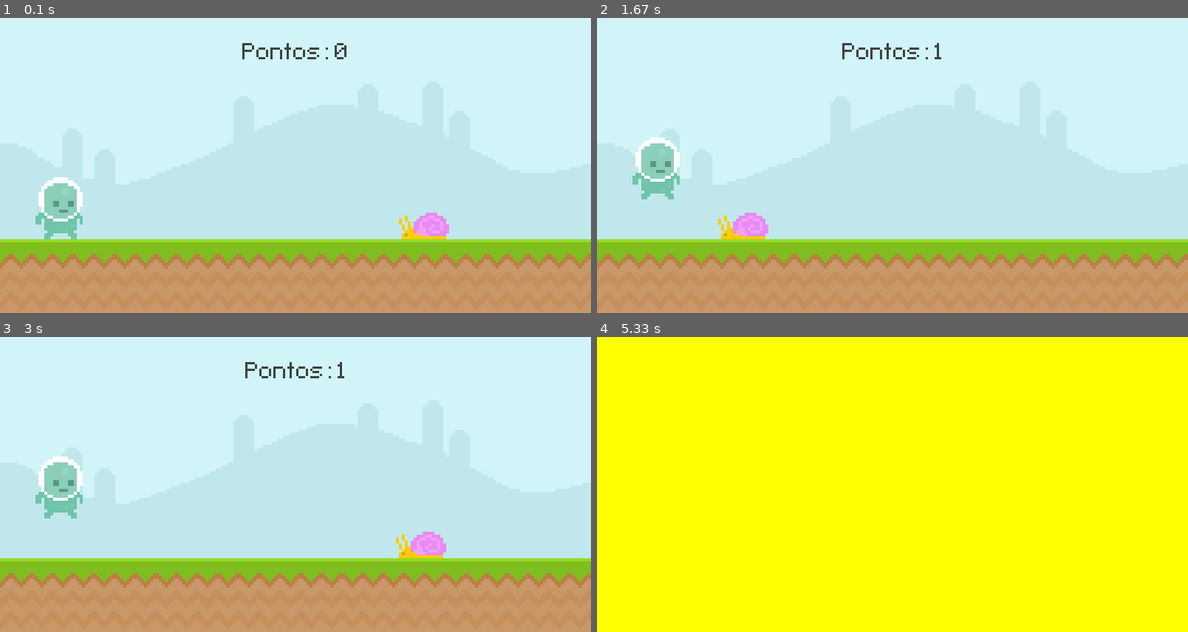
Above: before the commit, frames 1-4 (two rows, left to right).
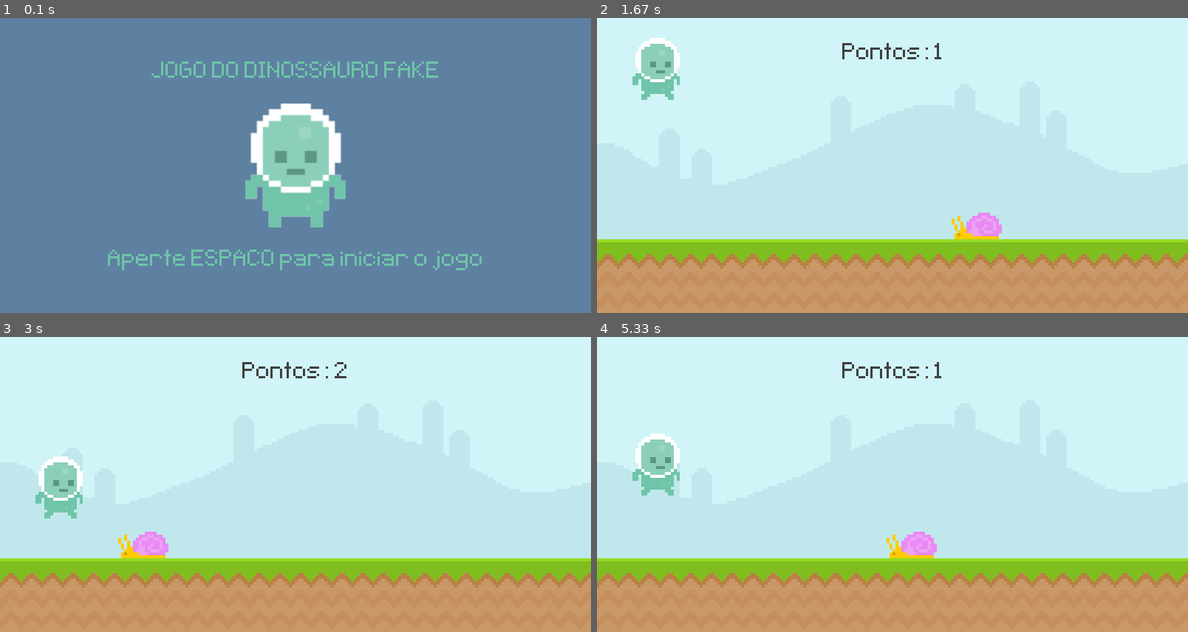
Above: after the commit, the same moments.

Repository: Phvr06/pygame-tutorial
Game: pygame game, started from main.py
Same seed, same stepped clock (60 frames per second), same inputs: the game is played once before the commit and once after it.
Inputs (mouse positions are in pixels of both pictures, inside the frame that each line leads up to):
- Up to frame 1 (0.1 s): no input
- Up to frame 2 (1.67 s): tap Space at 0.33, 0.67, 1.07, 1.37 s
- Up to frame 3 (3 s): tap Space at 1.9, 2.2 s; click (59, 525) at 2.95 s
- Up to frame 4 (5.33 s): tap Space at 3.63, 3.93, 4.47, 4.77 s

The runs differ from the first frame. In frame 1, 100% of the frame differs, in the area x 0-100%, y 0-100%; in frame 2, 3.6%; in frame 3, 1.5%; in frame 4, 100%.

Commit message:
tela gameover e remoção comentarios

Diff:
--- a/main.py
+++ b/main.py
@@ -1,5 +1,4 @@
 import pygame
-# Import para poder parar a execução de todo o código caso o jogador feche o jogo
 from sys import exit
 
 def placar():
@@ -7,61 +6,43 @@
     superficie_tempo = fonte.render(f'Pontos: {int((tempo-tempo_inicial)/1000)}',False,(64,64,64))
     retangulo_tempo = superficie_tempo.get_rect(center = (400,50))
     tela.blit(superficie_tempo,retangulo_tempo)
+    return int((tempo-tempo_inicial)/1000)
 
-WIDTH = 800 # pixels
-HEIGHT = 400 # pixel
+WIDTH = 800
+HEIGHT = 400
 
-# Inicia o pygame
 pygame.init()
-
-# Gera a tela na qual o jogo será jogado. Recebe como argumento um tuple que consiste da largura e da altura
 tela = pygame.display.set_mode((WIDTH, HEIGHT))
-
-# Muda o nome da janela do jogo
 pygame.display.set_caption('JOGO DO DINOSSAURO FAKE')
-
-# Clock para definir o framerate do jogo
 clock = pygame.time.Clock()
-
-# Define uma fonte para ser utilizada ao escrever textos que vão ser exibidos no jogo como uma superfície
 fonte = pygame.font.Font('font/Pixeltype.ttf', 50)
-
-# Variável de estado do jogo
-jogando = True
+jogando = False
 tempo_inicial = 0
-
-# Superfícies são os elementos visuais que serão mostrados na tela
-# Retângulos são elementos utilizados para posicionar melhor superfícies
-# Superfície de céu para o fundo
+tempo_jogo = 0
 superficie_sky = pygame.image.load('graphics/Sky.png').convert()
-# Superfície de chão para o fundo
 superficie_ground = pygame.image.load('graphics/ground.png').convert()
-# # Superfície do texto
-# superficie_texto = fonte.render("Alien :)", False, (64,64,64))
-# # Retângulo do texto
-# retangulo_texto = superficie_texto.get_rect(center = (400, 50))
-# Superfície do inimigo
 superficie_lesma = pygame.image.load('graphics/snail/snail1.png').convert_alpha()
-# Retângulo lesma
 retangulo_lesma = superficie_lesma.get_rect(midbottom = (600, 300))
-# Superfície do jogador
 superficie_player = pygame.image.load('graphics/Player/player_walk_1.png').convert_alpha()
-# Retângulo do jogador
 retangulo_player = superficie_player.get_rect(midbottom = (80, 300))
+player_parado = pygame.image.load('graphics/Player/player_stand.png').convert_alpha()
+player_parado = pygame.transform.rotozoom(player_parado, 0, 2)
+retangulo_player_parado = player_parado.get_rect(center = (400,200))
+nome_jogo = fonte.render("JOGO DO DINOSSAURO FAKE", False, (111,196,169))
+nome_retangulo = nome_jogo.get_rect(center = (400, 75))
+comecar = fonte.render("Aperte ESPACO para iniciar o jogo", False, (111,196,169))
+comecar_retangulo = comecar.get_rect(center = (400, 330))
 gravidade = 0
 
 while True:
-    # Loop para pegar os possíveis inputs do jogador
     for evento in pygame.event.get():
         if evento.type == pygame.QUIT:
             print("\nNão me deixe sozinho :(\n")
             pygame.quit()
             exit()
         if jogando:
-            # Colisão com o mouse
             if evento.type == pygame.MOUSEBUTTONDOWN and retangulo_player.collidepoint(evento.pos) and retangulo_player.bottom >= 300:
                 gravidade = -20
-            # Receber input do teclado
             if evento.type == pygame.KEYDOWN and evento.key == pygame.K_SPACE and retangulo_player.bottom >= 300:
                 gravidade = -20
         else:
@@ -72,38 +53,35 @@
 
 
     if jogando:
-        # Mostra na tela as superfícies do céu e do chão e do texto
         tela.blit(superficie_sky, (0, 0))
         tela.blit(superficie_ground, (0, 300))
-        # pygame.draw.rect(tela, "#c0e8ec", retangulo_texto)
-        # pygame.draw.rect(tela, "#c0e8ec", retangulo_texto, 10)
-        # tela.blit(superficie_texto, retangulo_texto)
-        placar()
-        # If/else para voltar a lesma para a tela quando ela sair dela
+        tempo_jogo = placar()
         if retangulo_lesma.right > 0:
-            # Mexe a lesma 4 pixel para a esquerda
             retangulo_lesma.x -= 4
         else:
             retangulo_lesma.left = 800
-        # Mostra na tela a superfície da lesma
         tela.blit(superficie_lesma, retangulo_lesma)
 
         gravidade += 1
         retangulo_player.y += gravidade
         if retangulo_player.bottom >= 300:
             retangulo_player.bottom = 300
-        # Mostra na tela a superfície do jogador
         tela.blit(superficie_player, retangulo_player)
 
-        # Colisão da lesma com o player
         if retangulo_lesma.colliderect(retangulo_player):
             jogando = False
+
     else:
-        tela.fill('Yellow')
+        tela.fill((94,129,162))
+        tela.blit(player_parado, retangulo_player_parado)
+        tela.blit(comecar, comecar_retangulo)
+        if tempo_jogo == 0:
+            tela.blit(nome_jogo, nome_retangulo)
+        else:
+            tempo_jogo_texto = fonte.render(f'Seu tempo: {tempo_jogo}', False, (111,196,169))
+            tempo_jogo_retangulo = tempo_jogo_texto.get_rect(center = (400, 75))
+            tela.blit(tempo_jogo_texto, tempo_jogo_retangulo)
 
-
-    # Atualiza a tela que foi gerada anteriormente com novas informações que tenham ocorrido durante o loop
     pygame.display.update()
 
-    # Define o framerate máximo em 60 fps
     clock.tick(60)
